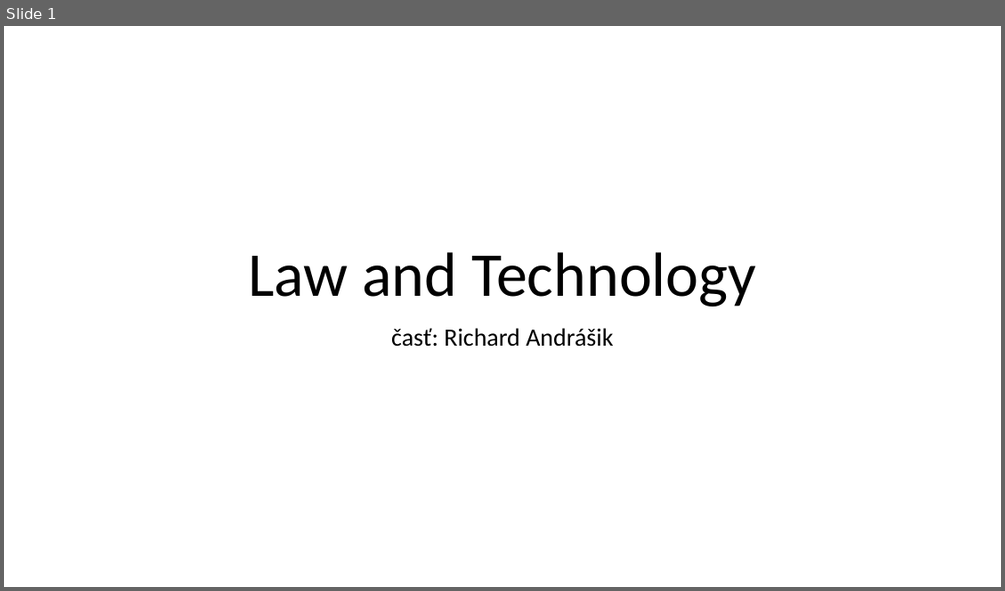
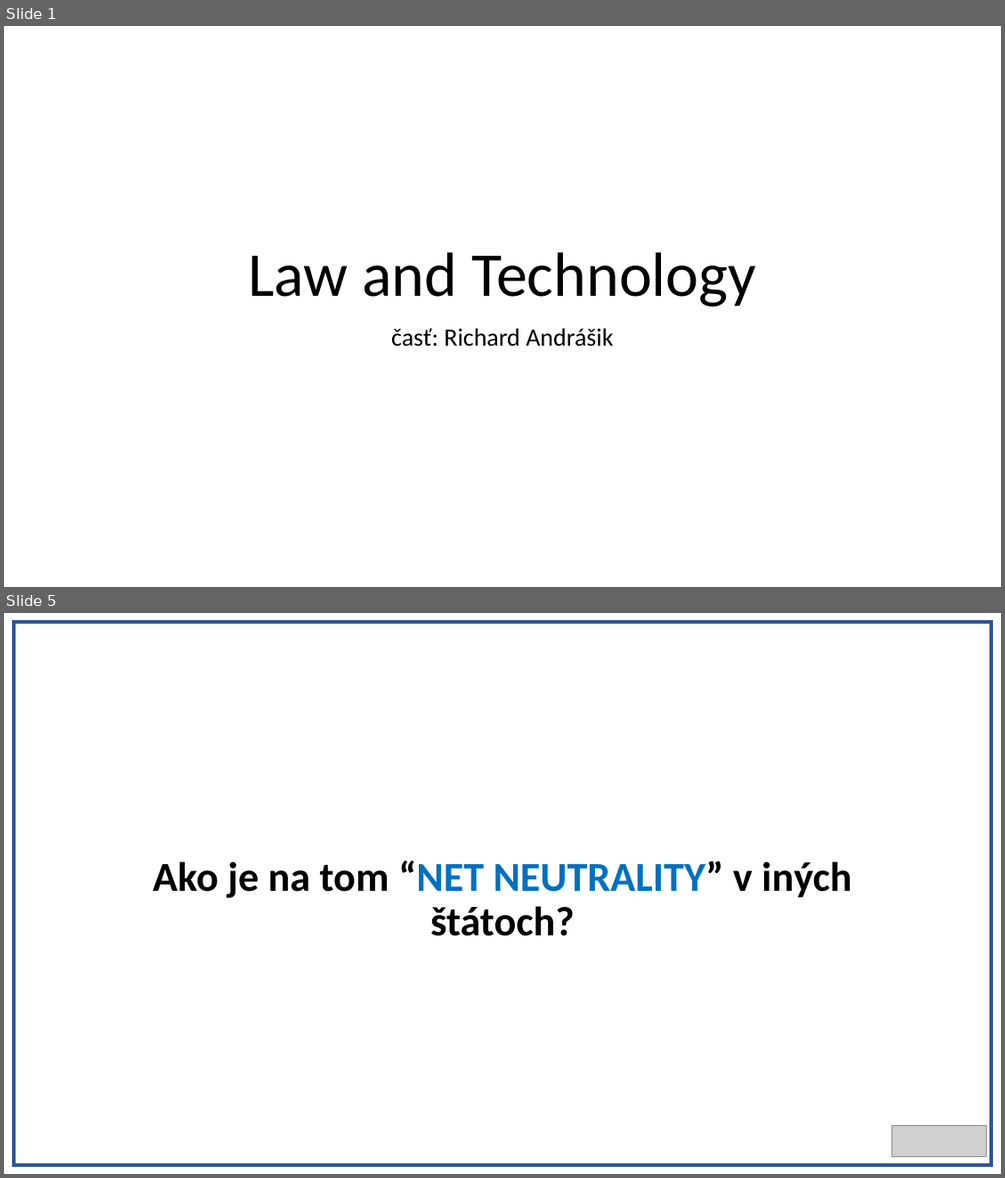
Before and after one commit to Realrio13/projekt, a slide deck: PrezentaciaRiso.pptx. Shown one above the other, each under a label of ours: slide 1 before the commit, slides 1 and 5 after it; the slides between them are not shown. The pictures are 1005x591 and 1005x1178 pixels, drawn with LibreOffice and Linux fonts; fonts in the diff are those of the drawing; grey boxes stand for pictures. Boxes give left, top, right and bottom in pixels: in the first picture for what was removed or moved away, otherwise in the second. Text is boxed around its words. In the diff, an @@ line names an element or a change of style, - is before the commit and + after.

```diff
--- a/PrezentaciaRiso.pptx
+++ b/PrezentaciaRiso.pptx
@@ slide 5 added at (x1=4, y1=613, x2=1001, y2=1174), background #FFFFFF @@
@@ rectangle added at (x1=14, y1=622, x2=991, y2=1165), fill #FFFFFF, outline #2F5597 3 pt @@
@@ title added at (x1=153, y1=860, x2=852, y2=936), 39.6 pt, text #000000, bold @@
+Ako je na tom “NET NEUTRALITY” v iných štátoch?
@@ picture added at (x1=892, y1=1126, x2=987, y2=1156) @@
```
Also in this commit, not shown: 3 slides changed, 5 other slides added, 1 slide removed.
